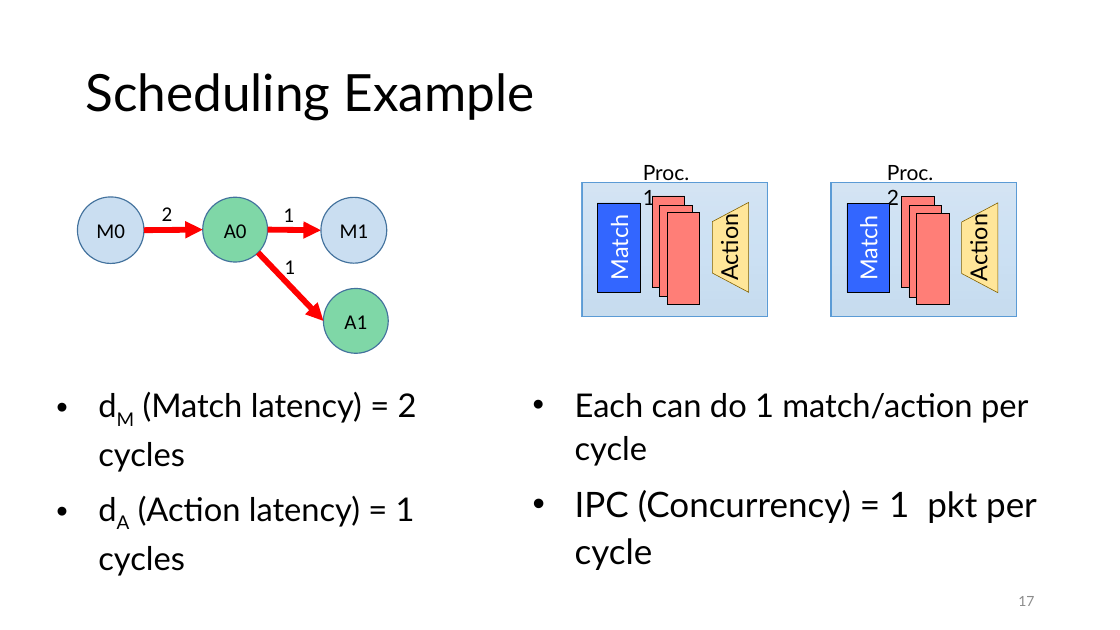
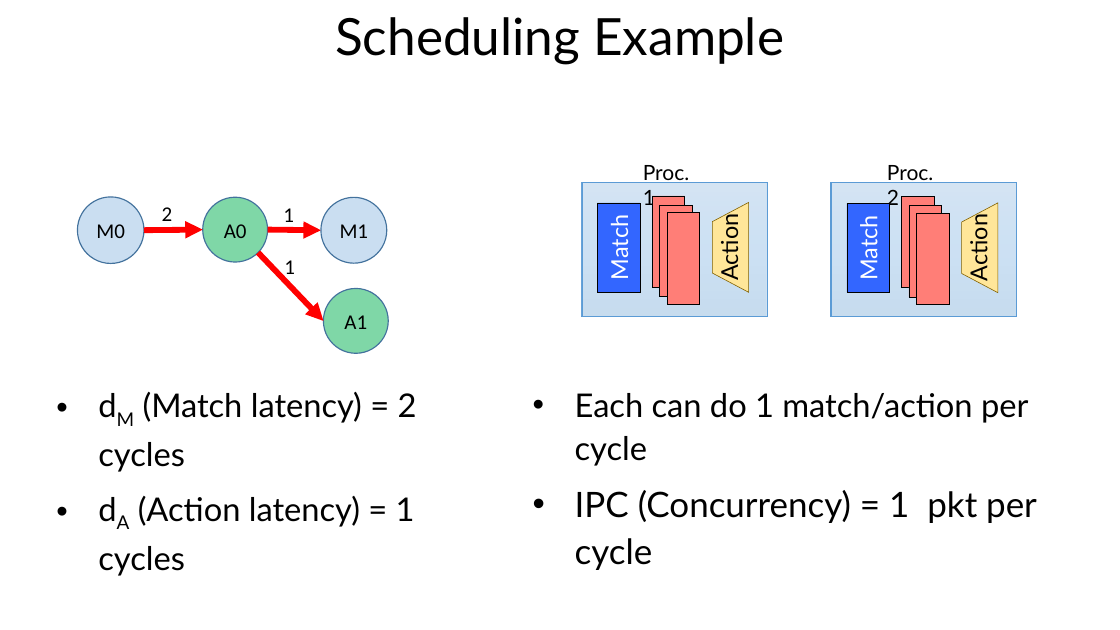
Before and after one commit to anirudhSK/drmt_talk, a slide deck: slide 16 of drmt_sigcomm.pptx (slide 17 before the commit). Drawn at 1120x630 pixels with LibreOffice and Linux fonts; fonts in the diff are those of the drawing. Boxes give left, top, right and bottom in pixels: in the first picture for what was removed or moved away, otherwise in the second. Text is boxed around its words. In the diff, an @@ line names an element or a change of style, - is before the commit and + after.

```diff
--- a/drmt_sigcomm.pptx
+++ b/drmt_sigcomm.pptx
@@ title "Scheduling Example": place and size @@
-title "Scheduling Example" at (85,73,535,120)
+title "Scheduling Example" at (335,17,784,65)
@@ title "Scheduling Example" at (335,17,784,65): alignment left to centre @@
@@ page number removed at (1018,596,1034,606) @@
-17
```
Also in this commit, not shown: 34 other slides changed, 1 slide added, 2 slides removed.
